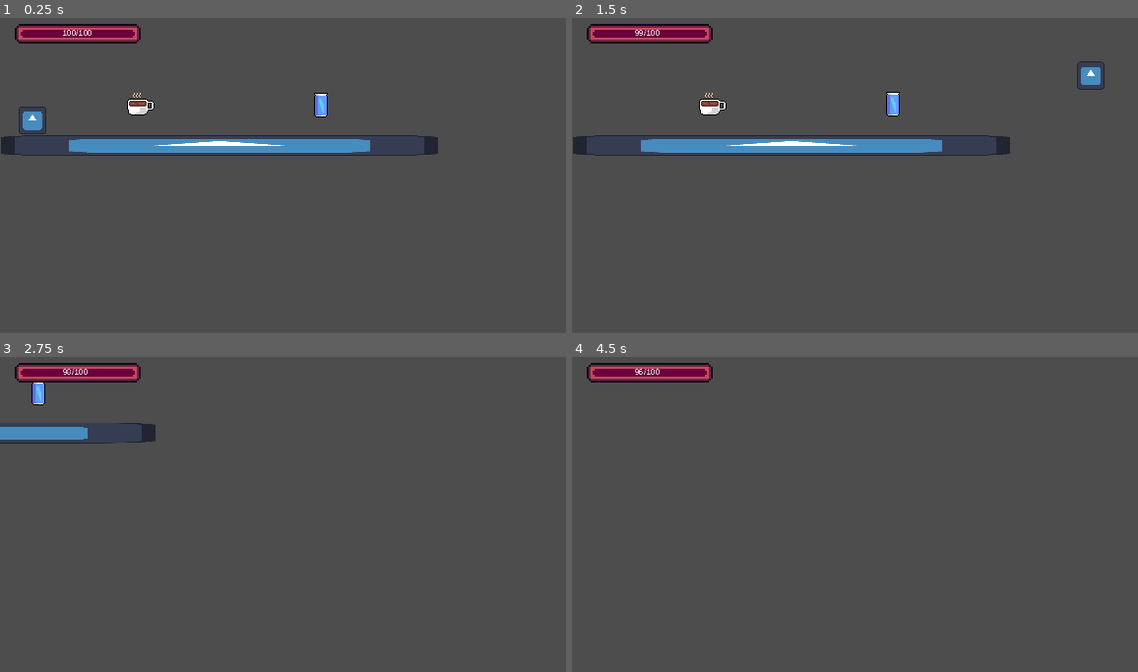
Above: before the commit, frames 1-4 (two rows, left to right).
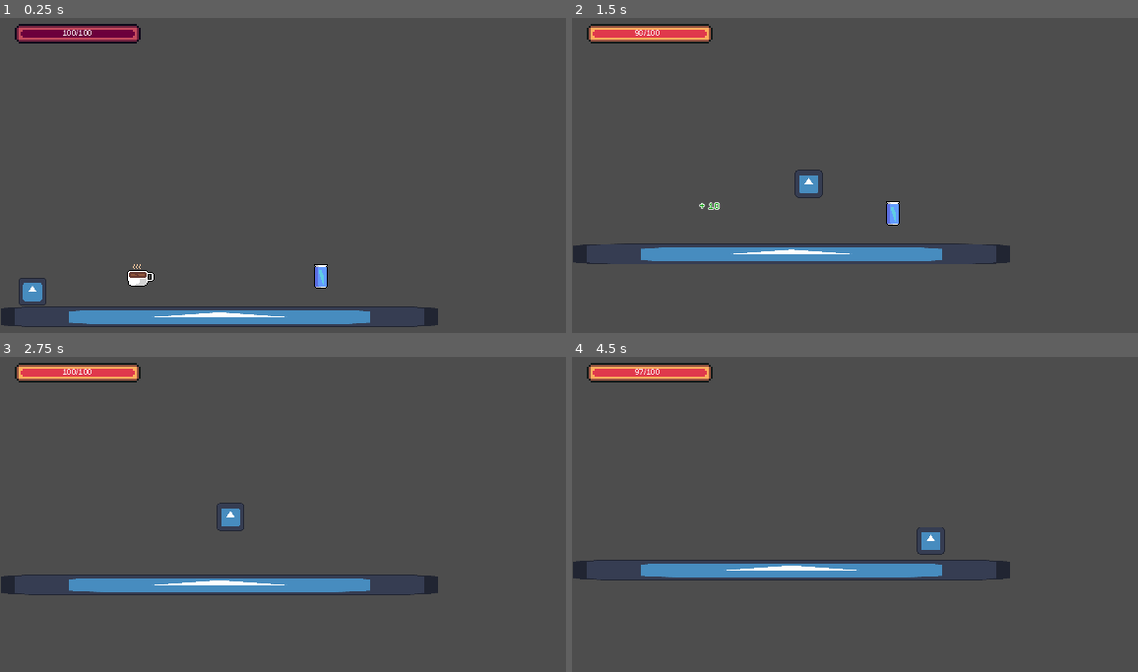
Above: after the commit, the same moments.

Repository: rmjuarez12/Procrastin-action-Hero-game
Game: Godot game, scene res://scenes/stage_one.tscn
Same seed, same stepped clock (60 frames per second), same inputs: the game is played once before the commit and once after it. The project has no main scene, so this scene is started directly. The engine's default icon, where the game draws it, is replaced by a stand-in: a white triangle on a blue panel in a dark square. Sound files missing from this copy of the repository are replaced by a short silence.
Inputs:
- Up to frame 1 (0.25 s): no input
- Up to frame 2 (1.5 s): tap Enter (ui_accept) at 0.5, 0.77, 0.8, 1.07, 1.35 s; hold Right (right) from 0.53 s (still down); tap Shift (change_mode) at 0.6 s
- Up to frame 3 (2.75 s): tap Enter (ui_accept) at 1.52, 1.82, 2.3 s; tap Shift (change_mode) at 1.55, 2.1 s; release Right (right) at 2.03 s; hold Left (left) from 2.03 s (still down)
- Up to frame 4 (4.5 s): release Left (left) at 2.78 s; hold Right (right) 2.78-4.28 s; tap Shift (change_mode) at 2.85, 4.35 s; tap Enter (ui_accept) at 3.02, 3.32, 3.6, 3.77, 4.07 s; hold Left (left) from 4.28 s (still down)

The runs differ from the first frame. In frame 1, 7.4% of the frame differs, in the area x 0-78%, y 23-99%; in frame 2, 8.1%, in the area x 0-95%, y 2-79%; in frame 3, 5.4%; in frame 4, 4.3%.

Commit message:
Implemented Production Mode Switch functionality

Diff:
--- a/project.godot
+++ b/project.godot
@@ -49,6 +49,10 @@
 ]
 }
 
+[physics]
+
+2d/default_gravity=1200.0
+
 [rendering]
 
 textures/canvas_textures/default_texture_filter=0
--- a/scenes/Misc/GameManager/game_manager.tscn
+++ b/scenes/Misc/GameManager/game_manager.tscn
@@ -38,7 +38,7 @@
 value = 100.0
 texture_under = ExtResource("2_encro")
 texture_progress = ExtResource("3_wlm32")
-tint_under = Color(0.767843, 0.429038, 1, 1)
+tint_under = Color(0.768627, 0.427451, 1, 1)
 tint_progress = Color(0.480265, 0.00257923, 0.793628, 1)
 
 [node name="ValueLabel" type="Label" parent="HUD/MotivationBar"]
--- a/scenes/Misc/GameManager/scripts/motivation_bar.gd
+++ b/scenes/Misc/GameManager/scripts/motivation_bar.gd
@@ -3,11 +3,15 @@
 @onready var progress_bar: TextureProgressBar = $ProgressBar
 @onready var decrease_timer: Timer = $DecreaseTimer
 @onready var value_label: Label = $ValueLabel
+
 var initial_value: int = 100
 
 func _ready() -> void:
 	progress_bar.value = initial_value
 	decrease_timer.start()
+
+	var global_state: Node = get_node(GlobalState.get_path())
+	global_state.production_mode_changed.connect(_on_production_mode_changed)
 
 func update_value_label() -> void:
 	value_label.text = str(int(progress_bar.value)) + "/" + str(initial_value)
@@ -15,4 +19,20 @@
 
 func _on_decrease_timer_timeout() -> void:
 	progress_bar.value -= 1
+	GlobalState.motivation_meter = progress_bar.value
 	update_value_label()
+
+func _on_production_mode_changed(is_active: bool) -> void:
+
+	var tint_progress_color: Color = Color(0.4803, 0.0026, 0.7936, 1.0)
+	var tint_under_color: Color = Color(0.7686, 0.4275, 1.0, 1.0)
+
+	if is_active:
+		decrease_timer.wait_time = 0.2
+		tint_progress_color = Color(1.0, 1.0, 1.0, 1.0)
+		tint_under_color = Color(1.0, 1.0, 1.0, 1.0)
+	else:
+		decrease_timer.wait_time = 1.0
+
+	progress_bar.tint_progress = tint_progress_color
+	progress_bar.tint_under = tint_under_color
--- a/scenes/Player/player_character.tscn
+++ b/scenes/Player/player_character.tscn
@@ -7,8 +7,9 @@
 
 [sub_resource type="CapsuleShape2D" id="CapsuleShape2D_uxe4s"]
 
-[node name="PlayerCharacter" type="CharacterBody2D" node_paths=PackedStringArray("state_machine")]
+[node name="PlayerCharacter" type="CharacterBody2D" node_paths=PackedStringArray("change_mode_sfx", "state_machine")]
 script = ExtResource("1_soqk2")
+change_mode_sfx = NodePath("SfxChangeMode")
 state_machine = NodePath("StateMachine")
 
 [node name="Sprite2D" type="Sprite2D" parent="."]
--- a/scenes/Player/scripts/player_character.gd
+++ b/scenes/Player/scripts/player_character.gd
@@ -1,14 +1,18 @@
 extends CharacterBody2D
 
 # Walking vars
-@export var walk_speed = 300.0
-@export var run_speed = 600.0
+@export var walk_speed = 150.0
+@export var run_speed = 250.0
 @export_range(0,1) var deceleration = 0.1
 @export_range(0,1) var acceleartion = 0.08
 
+# Jumping vars
+@export var jump_speed = -250.0
+@export var high_jump_speed = -350.0
+
+@export var change_mode_sfx: AudioStreamPlayer
+
 @export var state_machine: Node
-
-const JUMP_VELOCITY = -400.0
 
 func _physics_process(delta: float) -> void:
 	# Add the gravity.
@@ -17,7 +21,12 @@
 
 	# Handle jump.
 	if Input.is_action_just_pressed("ui_accept") and is_on_floor():
-		velocity.y = JUMP_VELOCITY
+		var jump_velocity = jump_speed
+
+		if GlobalState.production_mode:
+			jump_velocity = high_jump_speed
+
+		velocity.y = jump_velocity
 
 	_toggle_production_mode()
 	_handle_char_movement()
@@ -27,6 +36,7 @@
 # Handle when switching to "productive" mode
 func _toggle_production_mode():
 	if Input.is_action_just_pressed("change_mode"):
+		change_mode_sfx.play()
 		GlobalState.toggle_production_mode()
 
 # Handle main character movement on ground
--- a/scenes/stage_one.tscn
+++ b/scenes/stage_one.tscn
@@ -6,6 +6,44 @@
 [ext_resource type="PackedScene" uid="uid://ts57erduk6u1" path="res://scenes/Misc/GameManager/game_manager.tscn" id="3_uk7ly"]
 [ext_resource type="PackedScene" uid="uid://c8bxs8fhbrwli" path="res://scenes/Items/MotivationBooster/motivation_booster.tscn" id="5_ctoh7"]
 [ext_resource type="AudioStream" uid="uid://cri4eu47003rb" path="res://assets/exploration.ogg" id="7_okbnv"]
+
+[sub_resource type="Animation" id="Animation_sbgwt"]
+resource_name = "small_shake"
+length = 0.4
+step = 0.1
+tracks/0/type = "value"
+tracks/0/imported = false
+tracks/0/enabled = true
+tracks/0/path = NodePath(".:offset")
+tracks/0/interp = 1
+tracks/0/loop_wrap = true
+tracks/0/keys = {
+"times": PackedFloat32Array(0, 0.1, 0.2, 0.3),
+"transitions": PackedFloat32Array(1, 1, 1, 1),
+"update": 1,
+"values": [Vector2(0, 2), Vector2(0, -2), Vector2(0, 1), Vector2(0, -1)]
+}
+
+[sub_resource type="Animation" id="Animation_okbnv"]
+length = 0.001
+tracks/0/type = "value"
+tracks/0/imported = false
+tracks/0/enabled = true
+tracks/0/path = NodePath(".:offset")
+tracks/0/interp = 1
+tracks/0/loop_wrap = true
+tracks/0/keys = {
+"times": PackedFloat32Array(0),
+"transitions": PackedFloat32Array(1),
+"update": 0,
+"values": [Vector2(0, 0)]
+}
+
+[sub_resource type="AnimationLibrary" id="AnimationLibrary_8ob5a"]
+_data = {
+&"RESET": SubResource("Animation_okbnv"),
+&"small_shake": SubResource("Animation_sbgwt")
+}
 
 [sub_resource type="RectangleShape2D" id="RectangleShape2D_1vyjf"]
 size = Vector2(128, 121.905)
@@ -18,13 +56,18 @@
 motion_scale = Vector2(0, 0)
 
 [node name="PlayerCharacter" parent="." instance=ExtResource("1_cq7rf")]
-position = Vector2(33, 99)
+position = Vector2(33, 273)
 
 [node name="MainCamera" type="Camera2D" parent="." node_paths=PackedStringArray("target")]
 limit_left = 0
 limit_top = 0
 script = ExtResource("2_1vyjf")
 target = NodePath("../PlayerCharacter")
+
+[node name="AnimationPlayer" type="AnimationPlayer" parent="MainCamera"]
+libraries = {
+&"": SubResource("AnimationLibrary_8ob5a")
+}
 
 [node name="GameManager" parent="." instance=ExtResource("3_uk7ly")]
 
@@ -34,22 +77,22 @@
 [node name="StaticBody2D" type="StaticBody2D" parent="Placeholders"]
 
 [node name="Platform" type="Sprite2D" parent="Placeholders/StaticBody2D"]
-position = Vector2(193, 108.5)
+position = Vector2(193, 282.5)
 scale = Vector2(3.46875, 0.164063)
 texture = ExtResource("2_b0ocx")
 
 [node name="CollisionShape2D" type="CollisionShape2D" parent="Placeholders/StaticBody2D"]
-position = Vector2(193, 108)
+position = Vector2(193, 282)
 scale = Vector2(3.46875, 0.164063)
 shape = SubResource("RectangleShape2D_1vyjf")
 
 [node name="Items" type="Node" parent="."]
 
 [node name="MotivationBooster" parent="Items" instance=ExtResource("5_ctoh7")]
-position = Vector2(142, 98)
+position = Vector2(142, 272)
 
 [node name="MotivationBooster2" parent="Items" instance=ExtResource("5_ctoh7")]
-position = Vector2(326, 96)
+position = Vector2(326, 270)
 booster_type = "energy_drink"
 
 [node name="AudioStreamPlayer" type="AudioStreamPlayer" parent="."]
--- a/scripts/global_state.gd
+++ b/scripts/global_state.gd
@@ -1,10 +1,10 @@
 extends Node
 
 var production_mode: bool = false
+var motivation_meter: int = 100
+
+signal production_mode_changed(is_active: bool)
 
 func toggle_production_mode() -> void:
   production_mode = not production_mode
-  print("Production mode is now: ", production_mode)
-
-  # Notify other nodes if necessary
   emit_signal("production_mode_changed", production_mode)
--- a/scripts/main_camera.gd
+++ b/scripts/main_camera.gd
@@ -3,7 +3,15 @@
 @export var target: Node2D
 @export var smoothing: float = 2
 
-# Called every frame. 'delta' is the elapsed time since the previous frame.
+@onready var animation_player: AnimationPlayer = $AnimationPlayer
+
+func _ready() -> void:
+	var global_state: Node = get_node(GlobalState.get_path())
+	global_state.production_mode_changed.connect(_on_production_mode_changed)
+
 func _process(delta: float) -> void:
 	if target:
 		position = lerp(position, target.position, smoothing * delta)
+
+func _on_production_mode_changed(is_active: bool) -> void:
+	animation_player.play("small_shake")
Not shown: 1 places in scenes/stage_one.tscn that only renumber resources
